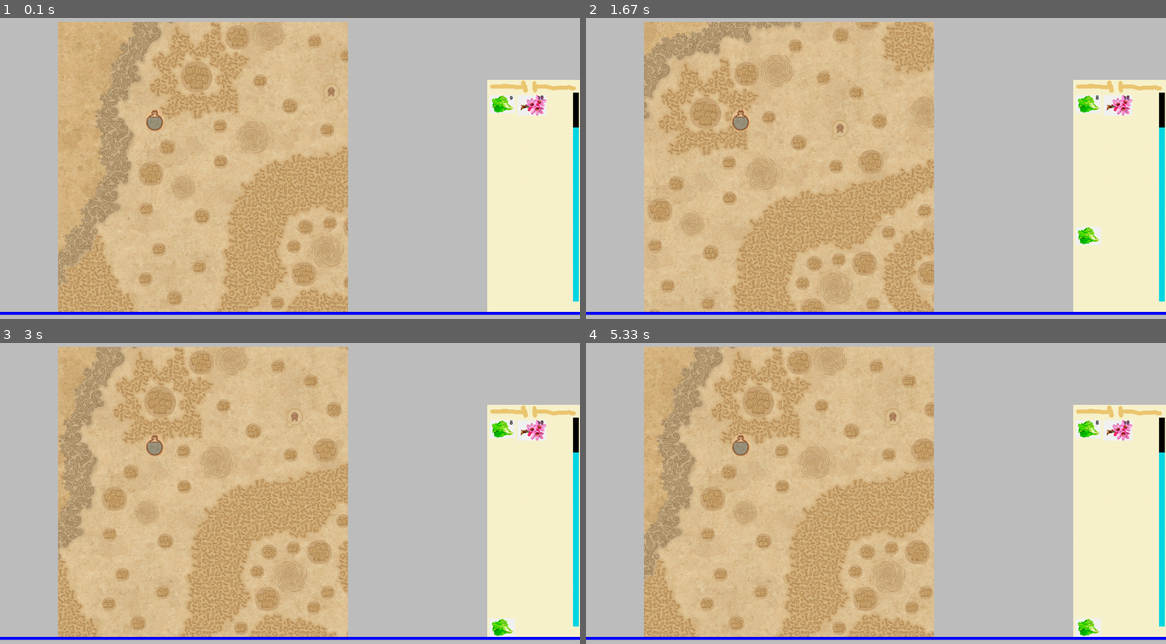
Above: before the commit, frames 1-4 (two rows, left to right).
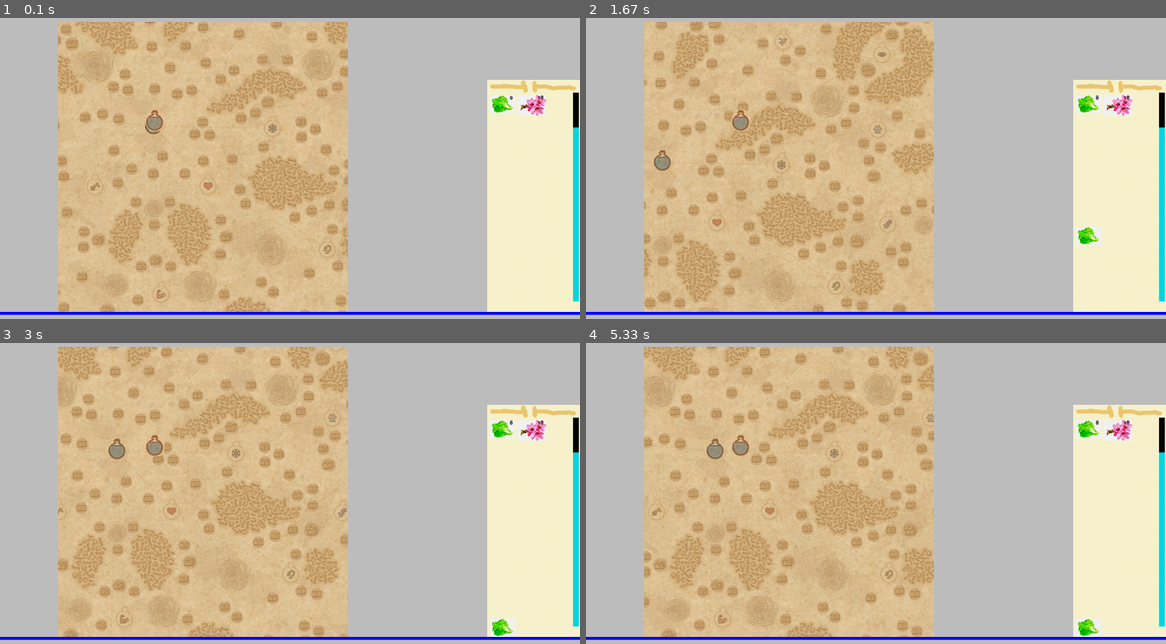
Above: after the commit, the same moments.

Repository: pumpkineater777/projectpygame
Game: pygame game, started from main.py
Same seed, same stepped clock (60 frames per second), same inputs: the game is played once before the commit and once after it.
Inputs:
- Up to frame 1 (0.1 s): no input
- Up to frame 2 (1.67 s): click "9" at 0.38 s; hold D 0.67-1.13 s; hold W 1.17-1.47 s; hold D from 1.5 s (still down)
- Up to frame 3 (3 s): release D at 1.97 s; hold A 2-2.53 s; hold S 2.57-2.87 s; hold A from 2.9 s (still down)
- Up to frame 4 (5.33 s): release A at 3.3 s; hold W 3.33-3.7 s; hold D 3.73-4.37 s; hold S 4.4-4.77 s; hold A 4.8-5.27 s; hold D from 5.3 s (still down)

The runs differ from the first frame. In frame 1, 18% of the frame differs, in the area x 10-60%, y 1-98%; in frame 2, 17%; in frame 3, 18%; in frame 4, 18%.

Commit message:
first git

Diff:
--- a/main.py
+++ b/main.py
@@ -125,7 +125,7 @@
     inrgidientGroup = pg.sprite.Group()
     temp_x = 4
     temp_y = 4
-    hero = Potion(400, 400)
+    hero = Potion(1284, 1284)
     addiction.add(hero)
     font = pg.font.Font(None, 14)
     direc = [False, False, False, False]
--- a/porion.py
+++ b/porion.py
@@ -49,3 +49,5 @@
 
     def mouse_over(self, mouse):
         return False
+
+    #def set_coords(self, x, y):
